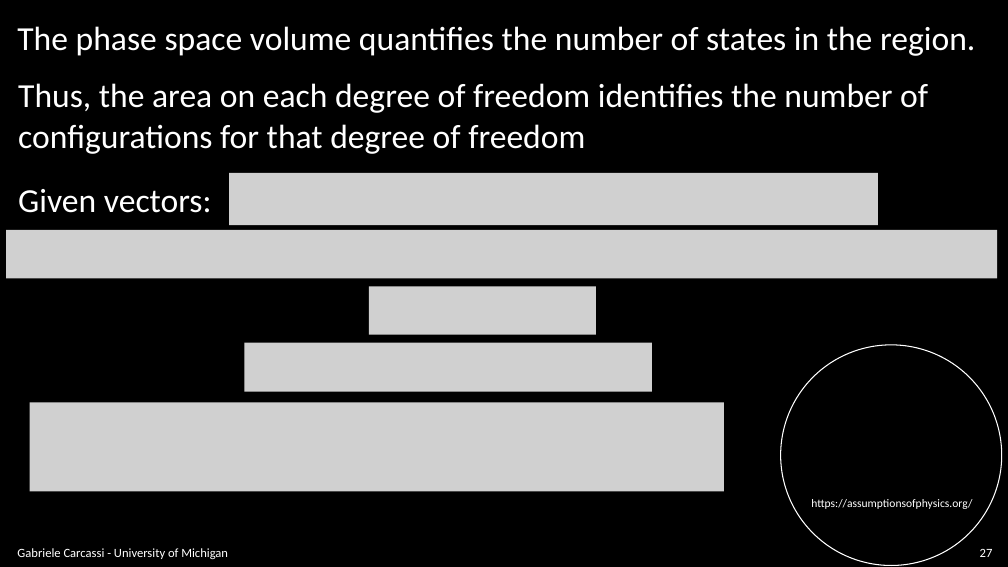
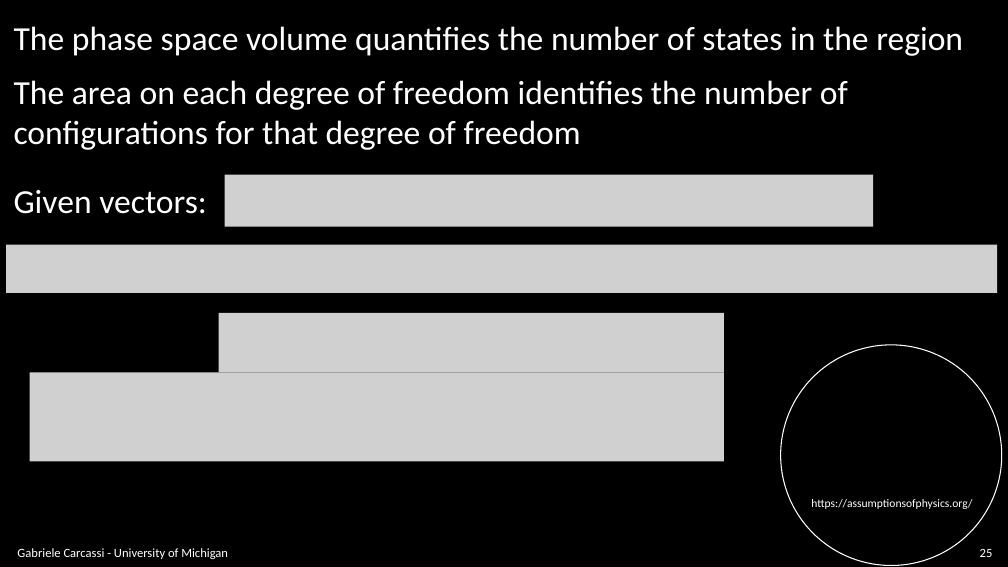
Before and after one commit to assumptionsofphysics/slides, a slide deck: slide 25 of BookCompanions-v2/RP-Class-4.pptx (slide 27 before the commit). Drawn at 1008x567 pixels with LibreOffice and Linux fonts; fonts in the diff are those of the drawing; grey boxes stand for pictures; background and template pictures are left out. Boxes give left, top, right and bottom in pixels: in the first picture for what was removed or moved away, otherwise in the second. Text is boxed around its words. In the diff, an @@ line names an element or a change of style, - is before the commit and + after.

```diff
--- a/BookCompanions-v2/RP-Class-4.pptx
+++ b/BookCompanions-v2/RP-Class-4.pptx
@@ text at box(14, 26, 963, 56): text changed @@
-The phase space volume quantifies the number of states in the region.
+The phase space volume quantifies the number of states in the region
@@ text at box(14, 80, 848, 110): text changed @@
-Thus, the area on each degree of freedom identifies the number of
+The area on each degree of freedom identifies the number of
@@ text "Given vectors:": place and size @@
-text "Given vectors:" at box(18, 189, 212, 213)
+text "Given vectors:" at box(14, 190, 207, 214)
@@ picture: place and size @@
-picture at box(229, 173, 878, 225)
+picture at box(225, 175, 873, 227)
@@ picture: place and size @@
-picture at box(6, 230, 997, 278)
+picture at box(6, 245, 997, 293)
@@ picture removed at box(369, 287, 596, 335) @@
@@ picture: place and size @@
-picture at box(244, 343, 652, 392)
+picture at box(219, 313, 724, 373)
@@ picture: place and size @@
-picture at box(29, 402, 724, 492)
+picture at box(29, 372, 724, 461)
@@ page number at box(980, 549, 993, 557): text changed @@
-27
+25
```
Also in this commit, not shown: 24 other slides changed, 2 slides added, 15 slides removed.
